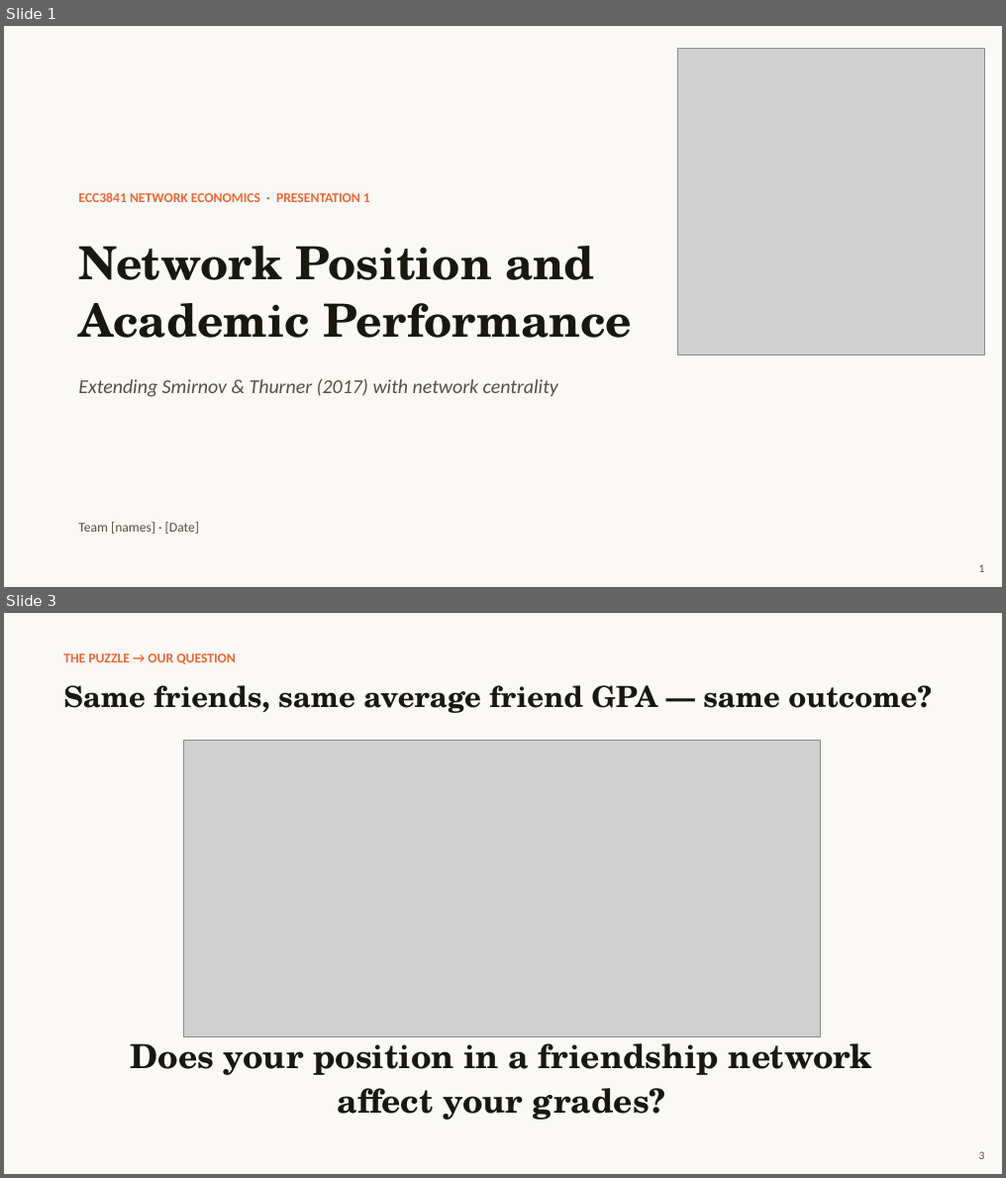
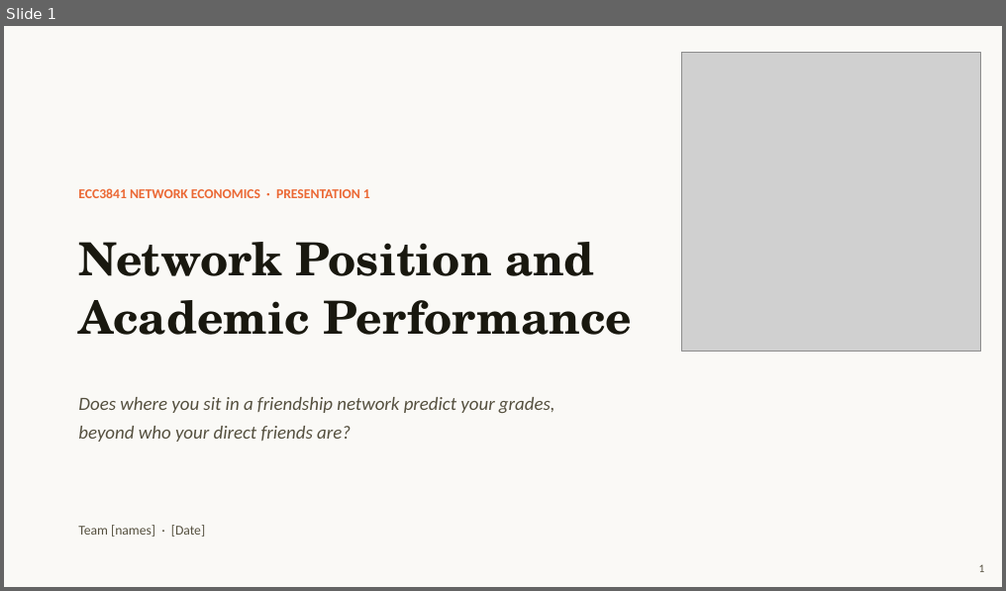
Before and after one commit to TingyingHuang/ECC3841-network-position-and-academic-performance, a slide deck: slides/Presentation1.pptx. Shown one above the other, each under a label of ours: slides 1 and 3 before the commit, slide 1 after it; the slides between them are not shown. The pictures are 1006x1178 and 1006x591 pixels, drawn with LibreOffice and Linux fonts; fonts in the diff are those of the drawing; grey boxes stand for pictures. Boxes give left, top, right and bottom in pixels: in the first picture for what was removed or moved away, otherwise in the second. Text is boxed around its words. In the diff, an @@ line names an element or a change of style, - is before the commit and + after.

```diff
--- a/slides/Presentation1.pptx
+++ b/slides/Presentation1.pptx
@@ slide 3 removed at [4, 613, 1002, 1174], background #FFFFFF @@
@@ rectangle removed at [4, 613, 1002, 1174] @@
@@ text removed at [63, 654, 236, 664] @@
-THE PUZZLE → OUR QUESTION
@@ text removed at [63, 685, 932, 713] @@
-Same friends, same average friend GPA — same outcome?
@@ picture removed at [183, 741, 820, 1038] @@
@@ text removed at [131, 1035, 872, 1120] @@
-Does your position in a friendship network affect your grades?
@@ text removed at [979, 1152, 985, 1159] @@
-3
@@ slide 1 changed as well @@
@@ picture: place and size @@
-picture at [678, 49, 985, 356]
+picture at [681, 52, 981, 352]
@@ text "ECC3841 NETWORK ECONOMICS · PRESENTATION ...": place and size @@
-text "ECC3841 NETWORK ECONOMICS · PRESENTATION ..." at [78, 192, 370, 202]
+text "ECC3841 NETWORK ECONOMICS · PRESENTATION ..." at [78, 188, 370, 198]
@@ text "Network Position and": place and size @@
-text "Network Position and" at [78, 246, 632, 338]
+text "Network Position and" at [78, 242, 632, 335]
@@ text at [78, 397, 555, 442]: text changed; size 19 to 18 pt @@
-Extending Smirnov & Thurner (2017) with network centrality
+Does where you sit in a friendship network predict your grades,
+beyond who your direct friends are?
@@ text "Team [names] · [Date]" rewrapped from [78, 522, 199, 534] to [78, 525, 205, 537] @@
```
Also in this commit, not shown: 3 other slides changed, 8 slides added, 4 other slides removed, 9 other files.
